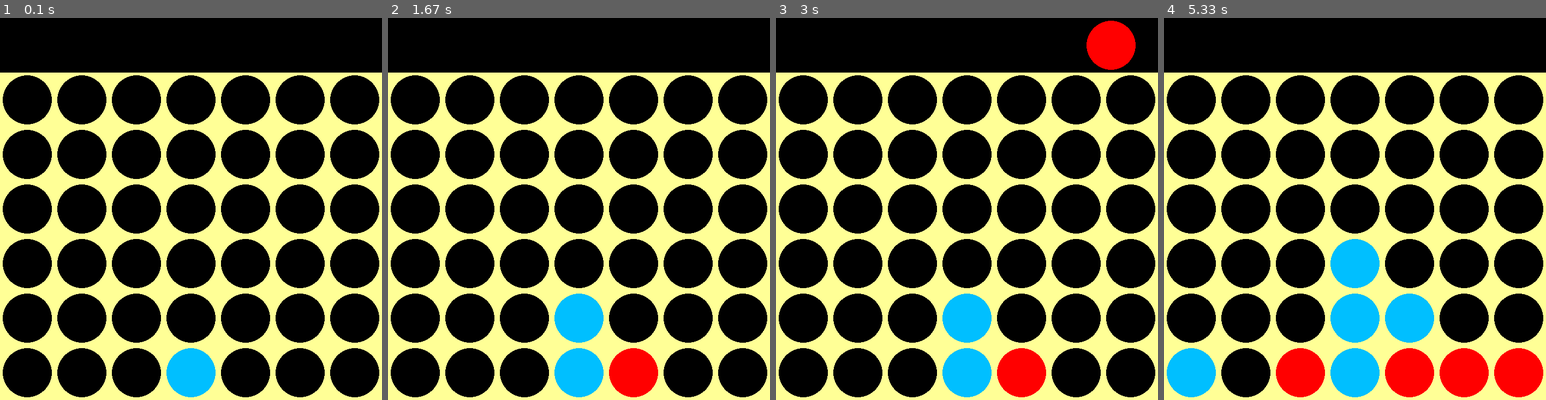
Above: before the commit, frames 1-4 (left to right).
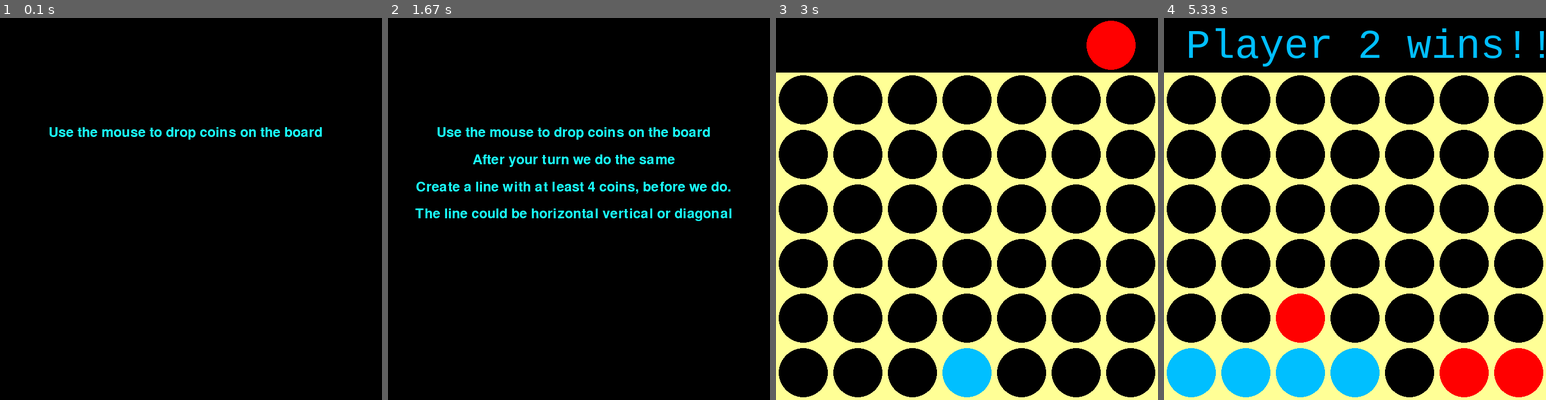
Above: after the commit, the same moments.

Repository: yashYRS/MultipleIntelligence
Game: pygame game, started from MultipleIntelligence/LogicSmart/connect4.py
Same seed, same stepped clock (60 frames per second), same inputs: the game is played once before the commit and once after it.
Inputs (mouse positions are in pixels of both pictures, inside the frame that each line leads up to):
- Up to frame 1 (0.1 s): no input
- Up to frame 2 (1.67 s): move the mouse to (617, 293) at 0.83 s; click (617, 293) at 1.02 s
- Up to frame 3 (3 s): tap Space at 1.97 s; move the mouse to (1112, 354) at 2.8 s
- Up to frame 4 (5.33 s): click (1500, 354) at 3.25 s; move the mouse to (1301, 128) at 3.83 s; click (1301, 128) at 4.22 s; move the mouse to (1488, 308) at 4.73 s; click (1488, 308) at 5.07 s

The runs differ from the first frame. In frame 1, 33% of the frame differs, in the area x 0-100%, y 14-100%; in frame 2, 38%; in frame 3, 2.6%; in frame 4, 11%.

Commit message:
Rules Added, sound mixed, although better sound file if possible

Diff:
--- a/MultipleIntelligence/LogicSmart/connect4.py
+++ b/MultipleIntelligence/LogicSmart/connect4.py
@@ -4,6 +4,7 @@
 import sys
 import math
 import pygame.mixer
+import time
 
 YELLOW_BG = (255,255,150)
 BLACK = (0,0,0)
@@ -21,9 +22,27 @@
 AI_PIECE = 2
 
 WINDOW_LENGTH = 4
-def show_rules() :
-
-	return 0
+
+def text_objects(text, font):
+	textSurface = font.render(text, True, (25,255,255))
+	return textSurface, textSurface.get_rect()
+
+def message_display(w , h , texts):
+	largeText = pygame.font.Font('freesansbold.ttf',25)
+	hdiff = -150
+	for text in texts :
+		TextSurf, TextRect = text_objects(text, largeText)
+		TextRect.center = ((w/2) - 300 ,h/2  + hdiff)
+		hdiff = hdiff + 50
+		screen.blit(TextSurf, TextRect)
+		pygame.display.update()
+		time.sleep(0.5)
+	while True:
+		for event in pygame.event.get() :
+			if event.type == pygame.KEYDOWN :
+				if event.key == pygame.K_SPACE :
+					screen.fill(BLACK)
+					return
 
 def create_board():
 	board = np.zeros((ROW_COUNT,COLUMN_COUNT))
@@ -210,7 +229,14 @@
 game_over = False
 
 pygame.init()
-coin_sound = pygame.mixer.Sound('coin.wav')
+coinSound = pygame.mixer.Sound('coin.wav')
+rules = []
+rules.append("Use the mouse to drop coins on the board")
+rules.append("After your turn we do the same")
+rules.append("Create a line with at least 4 coins, before we do.")
+rules.append("The line could be horizontal vertical or diagonal")
+rules.append("Press Space to continue")
+
 SQUARESIZE = 100
 
 width = COLUMN_COUNT * SQUARESIZE
@@ -220,11 +246,10 @@
 
 RADIUS = int(SQUARESIZE/2 - 5)
 
-screen = pygame.display.set_mode(size , pygame.FULLSCREEN)
-# show_rules()
-# for event in pygame.event.get() :
-# 		if event.type == pygame.MOUSEBUTTONDOWN :
-# 			break
+infoObject = pygame.display.Info()
+screen = pygame.display.set_mode(size, pygame.FULLSCREEN)
+
+message_display(infoObject.current_w, infoObject.current_h , rules)
 draw_board(board)
 pygame.display.update()
 
@@ -236,7 +261,8 @@
 
 	for event in pygame.event.get():
 		if event.type == pygame.QUIT:
-			sys.exit()
+			pygame.quit()
+			break
 
 		if event.type == pygame.MOUSEMOTION:
 			pygame.draw.rect(screen, BLACK, (0,0, width, SQUARESIZE))
@@ -254,6 +280,7 @@
 
 				if is_valid_location(board, col):
 					row = get_next_open_row(board, col)
+					coinSound.play()
 					drop_piece(board, row, col, PLAYER_PIECE)
 					if winning_move(board, PLAYER_PIECE):
 						label = myfont.render("Player 1 wins!!", 1, RED)
@@ -288,4 +315,6 @@
 			turn = turn % 2
 
 	if game_over:
-		pygame.time.wait(1000)
+		pygame.time.wait(2000)
+		pygame.quit()
+		break
Not shown, added: MultipleIntelligence/LogicSmart/coin.wav
